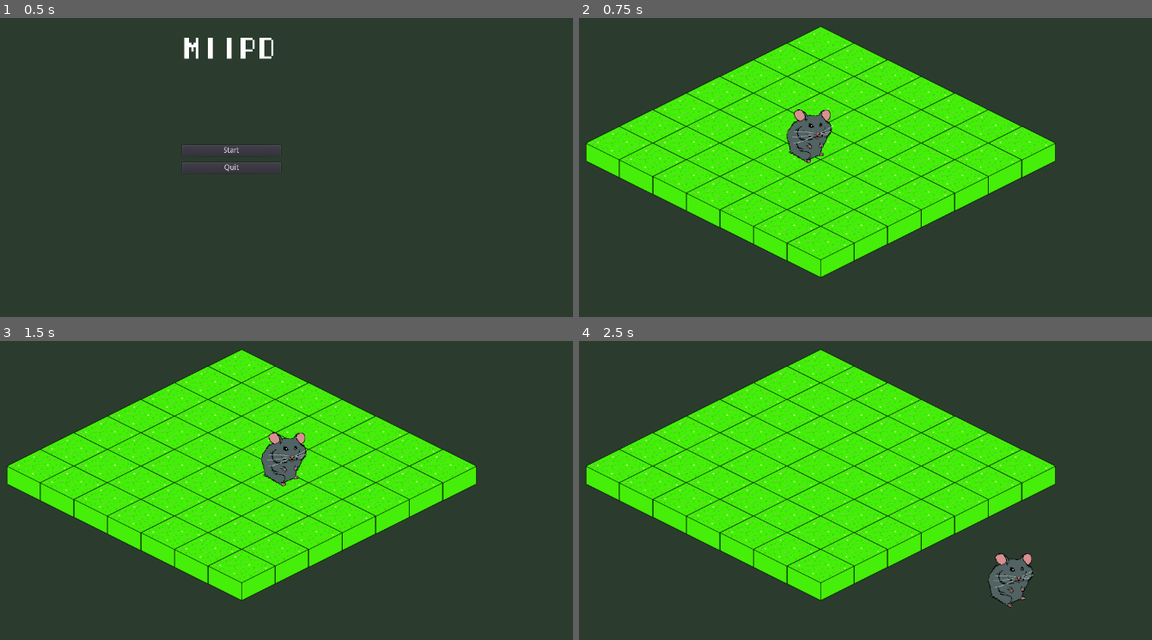
Above: before the commit, frames 1-4 (two rows, left to right).
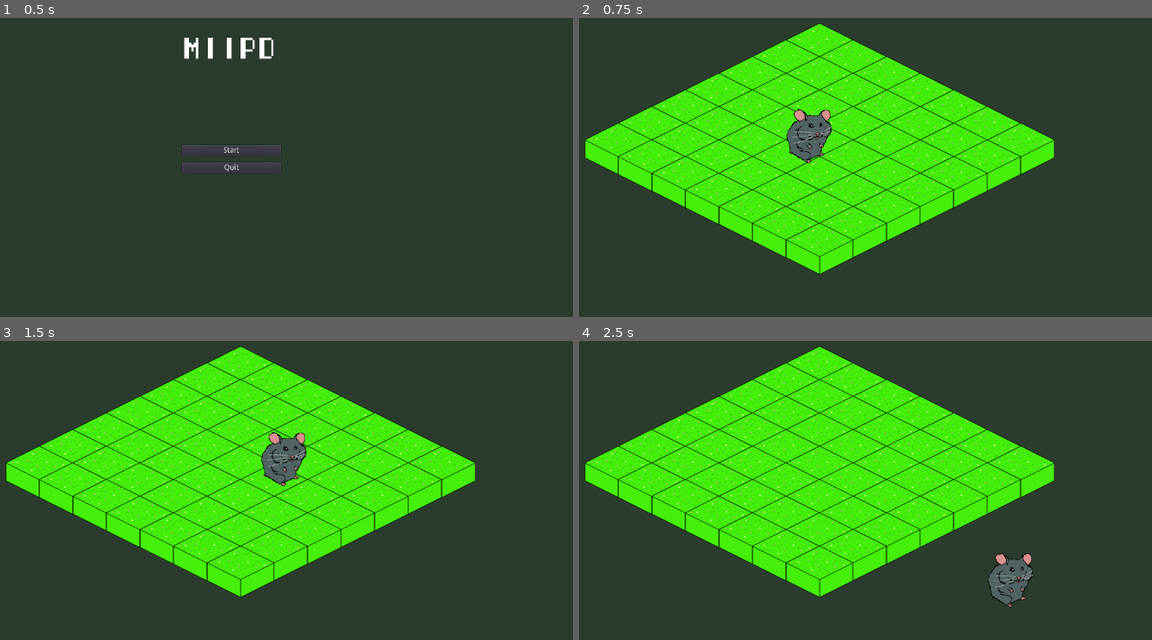
Above: after the commit, the same moments.

Repository: miishin/miipd
Game: Godot game, scene res://assets/scenes/main_menu.tscn
The game is run twice, just before and just after one commit, with the same random seed, the same clock (stepped at 60 frames per second) and the same inputs.
Inputs:
- Up to frame 1 (0.5 s): no input
- Up to frame 2 (0.75 s): click "Start" at 0.5 s
- Up to frame 3 (1.5 s): tap Enter at 1.25 s; hold Right (ui_right) from 1.28 s (still down)
- Up to frame 4 (2.5 s): release Right (ui_right) at 2.03 s; hold Down (ui_down) from 2.03 s (still down)

Frame 1 is identical in both runs. In frame 2, 10% of the frame differs, in the area x 1-84%, y 1-87%; in frame 3, 10%; in frame 4, 11%.
Error before the commit: Parse Error: The identifier "position_tile" isn't declared in the current scope. (res://assets/scenes/board.gd:25)

Commit message:
moved board script to proper location and fixed tilemap for example board

Diff:
--- a/assets/scenes/board.gd
+++ /dev/null
@@ -1,30 +0,0 @@
-extends Node2D
-
-var units # for showing turn order
-var tiles
-
-# Declare member variables here. Examples:
-# var a = 2
-# var b = "text"
-
-# Called when the node enters the scene tree for the first time.
-func _ready():
-	pass # Replace with function body.
-
-func _move(unit, tile):
-	unit.move_to(tile)
-
-# Called every frame. 'delta' is the elapsed time since the previous frame.
-#func _process(delta):
-#	pass
-
-
-# in unit.gd
-
-func move_to(tile):
-	position_tile = tile
-
-
-func in_range(tile_origin, tile_dest, dist):
-	# check if tile is within range <= dist
-	pass
--- a/assets/scenes/board.tscn
+++ b/assets/scenes/board.tscn
@@ -1,14 +1,14 @@
 [gd_scene load_steps=4 format=2]
 
 [ext_resource path="res://assets/graphics/tilesets/grassy_tile.png" type="Texture" id=1]
-[ext_resource path="res://assets/scenes/board.gd" type="Script" id=3]
+[ext_resource path="res://assets/scripts/board.gd" type="Script" id=3]
 
 [sub_resource type="TileSet" id=1]
 0/name = "grassy_tile.png 0"
 0/texture = ExtResource( 1 )
 0/tex_offset = Vector2( 0, 0 )
 0/modulate = Color( 1, 1, 1, 1 )
-0/region = Rect2( 0, 0, 128, 128 )
+0/region = Rect2( 2, 6, 125, 96 )
 0/tile_mode = 0
 0/occluder_offset = Vector2( 0, 0 )
 0/navigation_offset = Vector2( 0, 0 )
--- /dev/null
+++ b/assets/scripts/board.gd
@@ -0,0 +1,18 @@
+extends Node2D
+
+var units # for showing turn order
+var tiles
+
+
+# Called when the node enters the scene tree for the first time.
+func _ready():
+	pass #
+
+# Converts from the coordinate on the board to the coordinate
+# on the screen.
+func convert_coordinate(x, y):
+	pass
+
+func in_range(tile_origin, tile_dest, dist):
+	# check if tile is within range <= dist
+	pass
Binary file changed: assets/graphics/tilesets/base_tile.png
